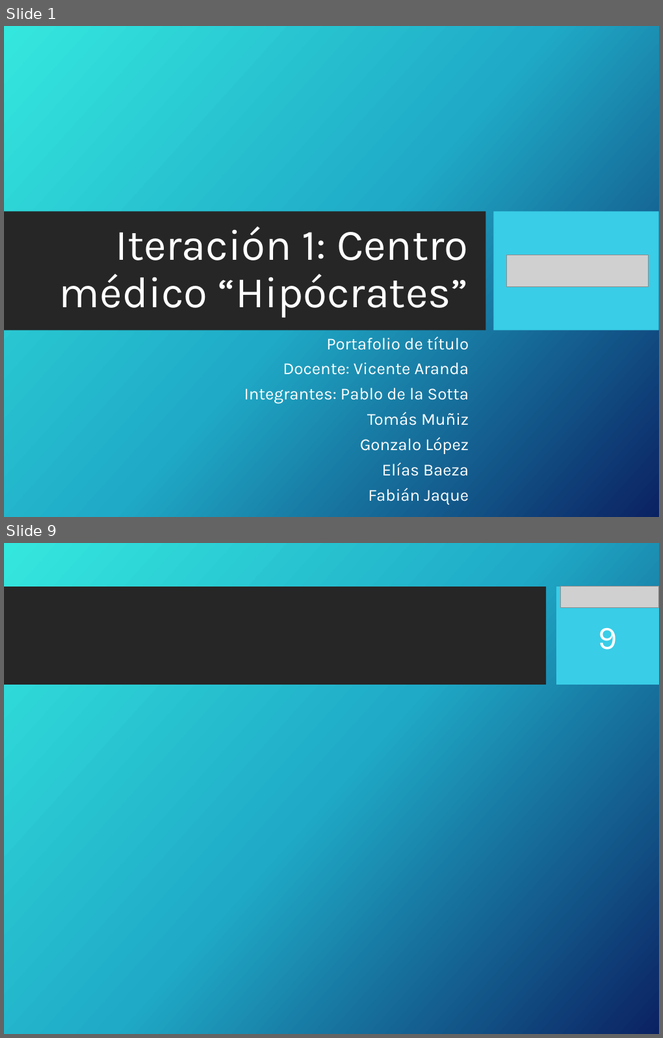
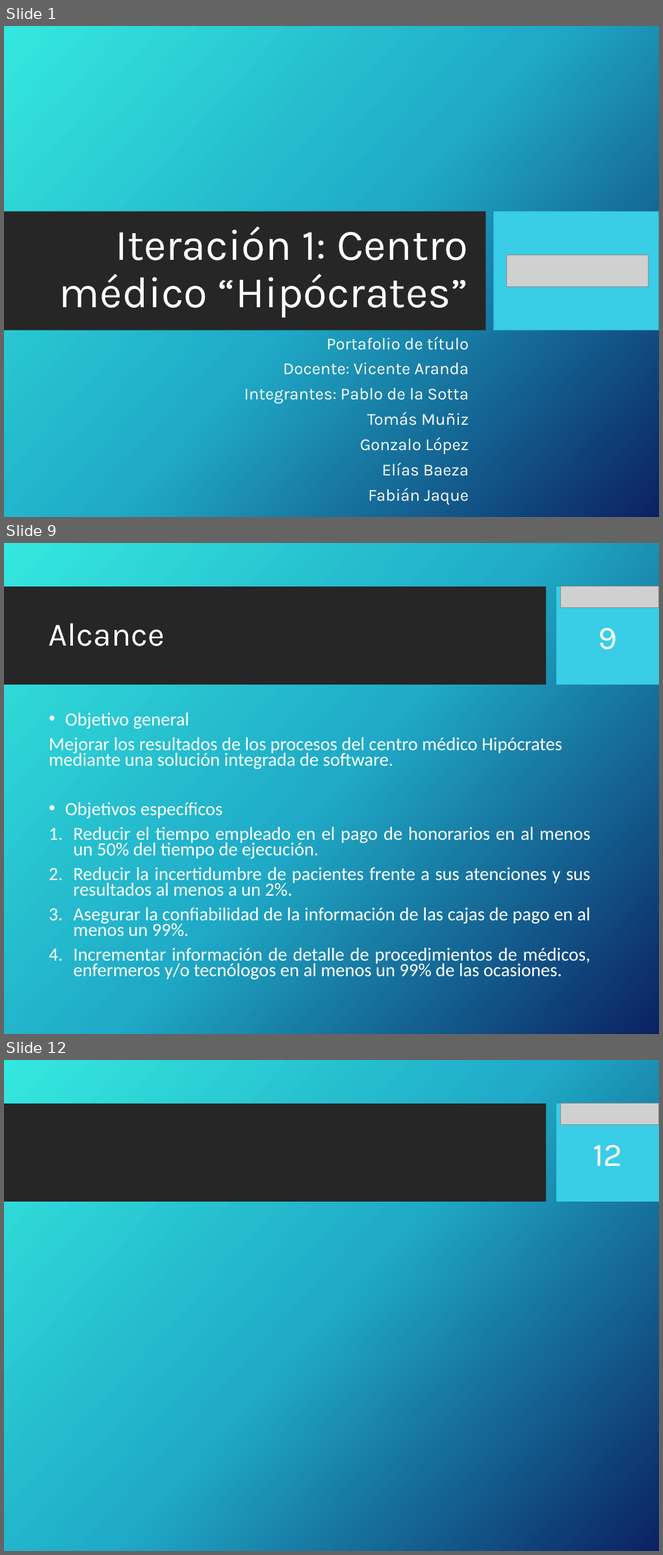
Before and after one commit to portafolio2016/hipocrates, a slide deck: docs/plan-de-proyecto/ppt-iteracion1.pptx. Shown one above the other, each under a label of ours: slides 1 and 9 before the commit, slides 1, 9 and 12 after it; the slides between them are not shown. The pictures are 663x1038 and 663x1555 pixels, drawn with LibreOffice and Linux fonts; fonts in the diff are those of the drawing; grey boxes stand for pictures; background and template pictures are left out. Boxes give left, top, right and bottom in pixels: in the first picture for what was removed or moved away, otherwise in the second. Text is boxed around its words. In the diff, an @@ line names an element or a change of style, - is before the commit and + after.

Commit message:
Agregado alcance

```diff
--- a/docs/plan-de-proyecto/ppt-iteracion1.pptx
+++ b/docs/plan-de-proyecto/ppt-iteracion1.pptx
@@ slide 9 added at [4, 543, 659, 1034], background picture (left out); not listed: 2 template elements that a slide beside it also shows @@
@@ picture added at [561, 587, 659, 609] @@
@@ title added at [49, 623, 165, 646], 36 pt, text #FFFFFF @@
+Alcance
@@ page number added at [598, 628, 617, 650], 36 pt, text #FFFFFF @@
+9
@@ text added at [49, 713, 591, 980], 20.4 pt, text #FFFFFF @@
+• Objetivo general
+Mejorar los resultados de los procesos del centro médico Hipócrates mediante una solución integrada de software.
+• Objetivos específicos
+1. Reducir el tiempo empleado en el pago de honorarios en al menos un 50% del tiempo de ejecución.
+2. Reducir la incertidumbre de pacientes frente a sus atenciones y sus resultados al menos a un 2%.
+3. Asegurar la confiabilidad de la información de las cajas de pago en al menos un 99%.
+4. Incrementar información de detalle de procedimientos de médicos, enfermeros y/o tecnólogos en al menos un 99% de las ocasiones.
@@ what was slide 9 is now slide 12 @@
@@ page number at [593, 1145, 623, 1166]: text changed @@
-9
+12
```
Also in this commit, not shown: 7 slides changed, 2 other slides added.
